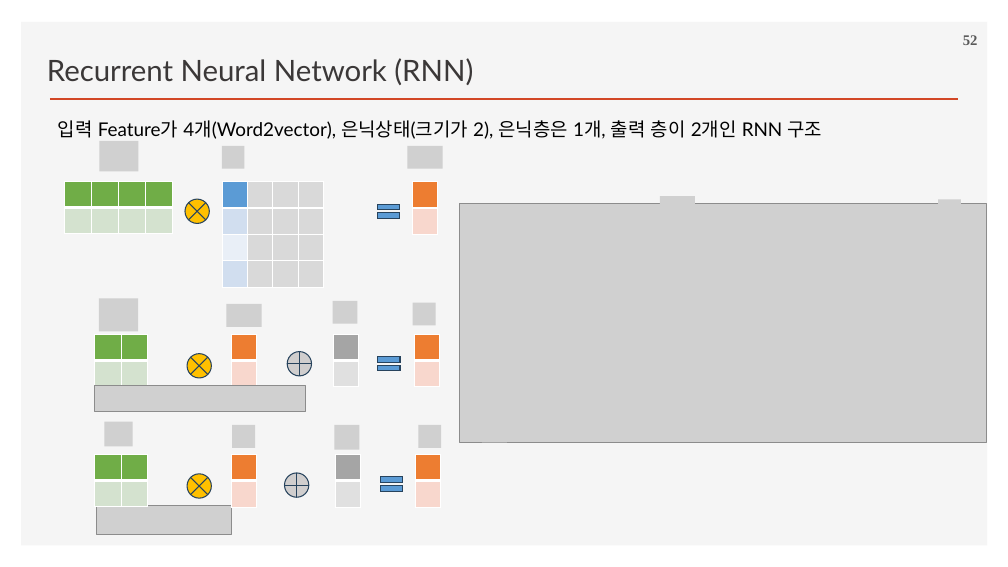
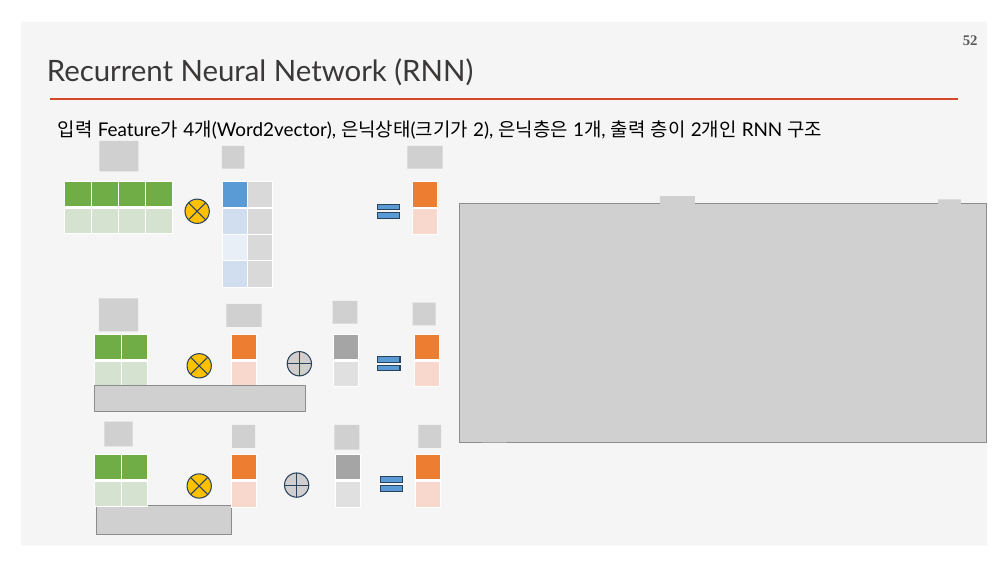
Before and after one commit to ancestor9/2026_Fall_Deep-Learning-with-Python, a slide deck: slide 52 of Chapter 13 Timeseries forecasting.pptx. Drawn at 1008x567 pixels with LibreOffice and Linux fonts; fonts in the diff are those of the drawing; grey boxes stand for pictures; background and template pictures are left out. Boxes give left, top, right and bottom in pixels: in the first picture for what was removed or moved away, otherwise in the second. Text is boxed around its words. In the diff, an @@ line names an element or a change of style, - is before the commit and + after.

```diff
--- a/Chapter 13 Timeseries forecasting.pptx
+++ b/Chapter 13 Timeseries forecasting.pptx
@@ table at (222,181,274,287) @@
-column 3:  |  |  | 
-column 4:  |  |  | 
@@ table: place and size @@
-table at (222,181,325,287)
+table at (222,181,274,287)
```
Also in this commit, not shown: 6 other slides changed, 1 slide added, 1 slide removed.
